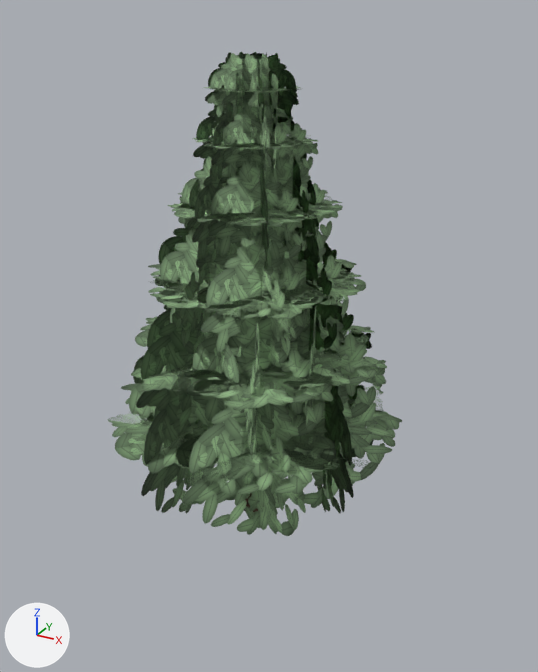
The glTF model games/adventure/assets/models/flora_fir.glb as it was, and as the next commit left it.
One viewpoint serves both versions: a 50 mm camera at (4.7, -8.18, 6.67) aimed at (0.2, 0.02, 2.57). The lights are fixed; the arrows at lower left show +X, +Y and +Z. The older version comes first.

Names of what the first picture shows: 'Crown' and 1 more.
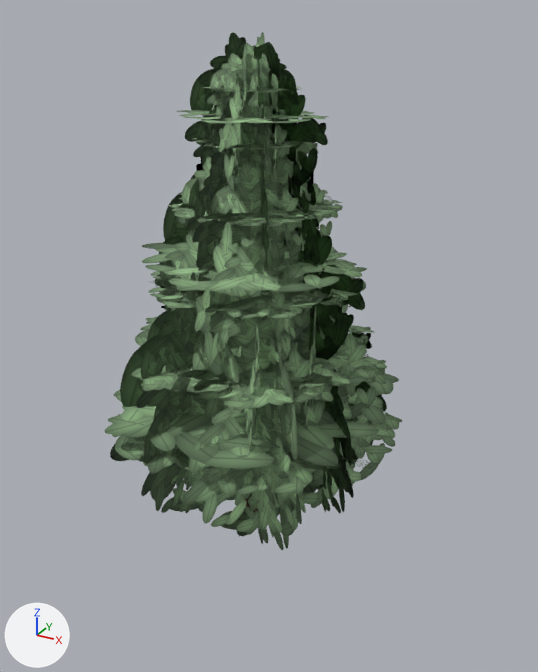
Location of each change, [x1, y1, x2, y2] in pixels of the pictures (538 x 672 px):
```json
{"object": "CrownFar", "change": "added", "after": [105, 32, 399, 550], "on screen": "green"}
```

The change, as JSON lines over the scene's bpy script:
```json
{"op": "add", "block": "me_fir_crown_far", "code": ["me_fir_crown_far = bpy.data.meshes.new('fir_crown_far')", "me_fir_crown_far.from_pydata(...)  # 36 vertices, 18 faces; spans x -3.07..3.07, y -3.07..3.07, z -0.91..6.41", "me_fir_crown_far.materials.append(mat_leaf_fir)"]}
{"op": "add", "block": "ob_crownfar", "code": ["ob_crownfar = bpy.data.objects.new('CrownFar', me_fir_crown_far)", "ob_crownfar.location = (0.0, 0.0, 0.0)"]}
```
